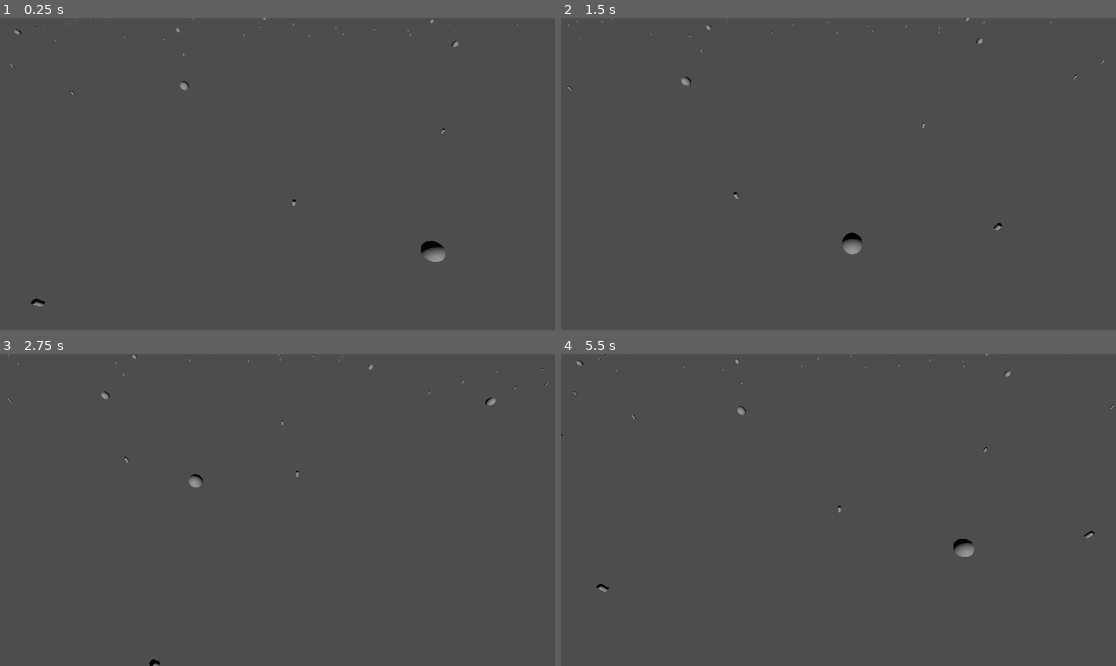
Above: before the commit, frames 1-4 (two rows, left to right).
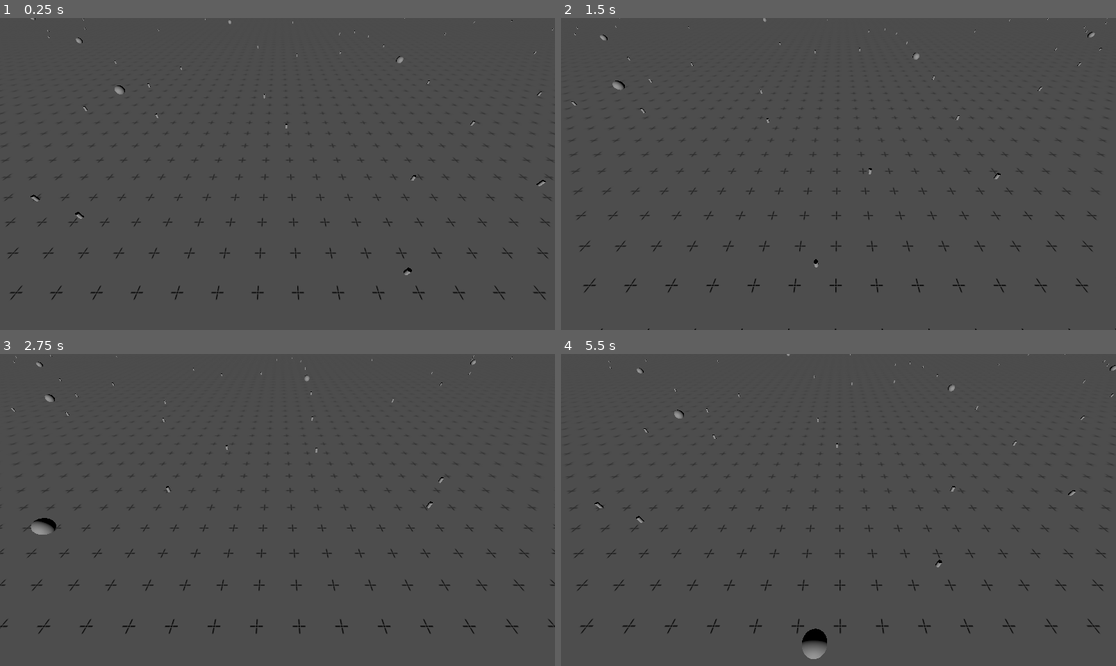
Above: after the commit, the same moments.

Repository: MrNavaStar/void.sys
Game: Godot game, scene res://scenes/world.tscn
Two runs of this game, one before a commit and one after it. Both use one fixed random seed, a clock stepped at 60 frames per second and the inputs below. The project has no main scene, so this scene is started directly.
Inputs (mouse positions are in pixels of both pictures, inside the frame that each line leads up to):
- Up to frame 1 (0.25 s): no input
- Up to frame 2 (1.5 s): tap Enter at 0.5 s; move the mouse to (960, 158) at 0.52 s; hold D (right) 0.53-1.28 s; tap Mouse wheel up (zoom_in) at 0.6 s; move the mouse to (727, 189) at 1.27 s; hold S (down) from 1.28 s (still down); tap Mouse wheel down (zoom_out) at 1.35 s
- Up to frame 3 (2.75 s): move the mouse to (333, 441) at 2.02 s; release S (down) at 2.03 s; hold D (right) from 2.03 s (still down); tap Mouse wheel up (zoom_in) at 2.1 s
- Up to frame 4 (5.5 s): move the mouse to (810, 572) at 2.77 s; release D (right) at 2.78 s; hold W (up) 2.78-3.53 s; tap Mouse wheel down (zoom_out) at 2.85, 4.35 s; move the mouse to (1005, 556) at 3.52 s; hold A (left) 3.53-5.03 s; tap Mouse wheel up (zoom_in) at 3.6, 5.1 s; move the mouse to (672, 463) at 4.27 s; move the mouse to (866, 510) at 5.02 s; hold S (down) from 5.03 s (still down)

The runs differ from the first frame. In frame 1, 1.5% of the frame differs, in the area x 0-100%, y 0-93%; in frame 2, 1.4%; in frame 3, 1.5%; in frame 4, 1.8%, in the area x 0-100%, y 0-98%.

Commit message:
space grid

Diff:
--- a/scenes/world.tscn
+++ b/scenes/world.tscn
@@ -1,7 +1,15 @@
-[gd_scene load_steps=3 format=3 uid="uid://dmxxff1nm6qak"]
+[gd_scene load_steps=6 format=3 uid="uid://dmxxff1nm6qak"]
 
 [ext_resource type="Script" uid="uid://d318spwk1v5ym" path="res://scripts/world.gd" id="1_rwgxs"]
 [ext_resource type="Script" uid="uid://dh1g20iil02r" path="res://scripts/camera_controller.gd" id="2_4wyf3"]
+[ext_resource type="Texture2D" uid="uid://dtj8052logla3" path="res://grid.png" id="3_4wyf3"]
+
+[sub_resource type="PlaneMesh" id="PlaneMesh_k0juu"]
+
+[sub_resource type="StandardMaterial3D" id="StandardMaterial3D_71j4m"]
+transparency = 1
+albedo_texture = ExtResource("3_4wyf3")
+uv1_scale = Vector3(1000, 1000, 1000)
 
 [node name="World" type="Node3D"]
 script = ExtResource("1_rwgxs")
@@ -18,4 +26,9 @@
 
 [node name="Camera3D" type="Camera3D" parent="Camera Rig/ZoomPivot"]
 
+[node name="MeshInstance3D" type="MeshInstance3D" parent="."]
+transform = Transform3D(1000, 0, 0, 0, 1000, 0, 0, 0, 1000, 0, -1.30573, 0)
+mesh = SubResource("PlaneMesh_k0juu")
+surface_material_override/0 = SubResource("StandardMaterial3D_71j4m")
+
 [connection signal="ready" from="." to="." method="_on_ready"]
--- a/scripts/world.gd
+++ b/scripts/world.gd
@@ -14,15 +14,16 @@
 			return true
 	return false
 
-func rand_pos() -> Vector3:
-	return Vector3(randf_range(-radius, radius), 0, randf_range(-radius, radius))
-
-func rand_pos_with_spread(spread: float) -> Vector3:
+func rand_pos_with_spread(spread: float):
 	var tries = 0
 	var pos: Vector3
-	while pos == null or is_too_close(pos, spread) or tries < 20:
-		pos = rand_pos()
+	while pos == null or is_too_close(pos, spread) and tries <= 20:
+		pos = Vector3(randf_range(-radius, radius), 0, randf_range(-radius, radius))
 		tries += 1
+
+	if tries >= 20:
+		return null
+
 	return pos
 
 func spawn_nodes(space_node: Resource) -> void:
Binary file added: grid.png
Not shown, added: grid.png.import
